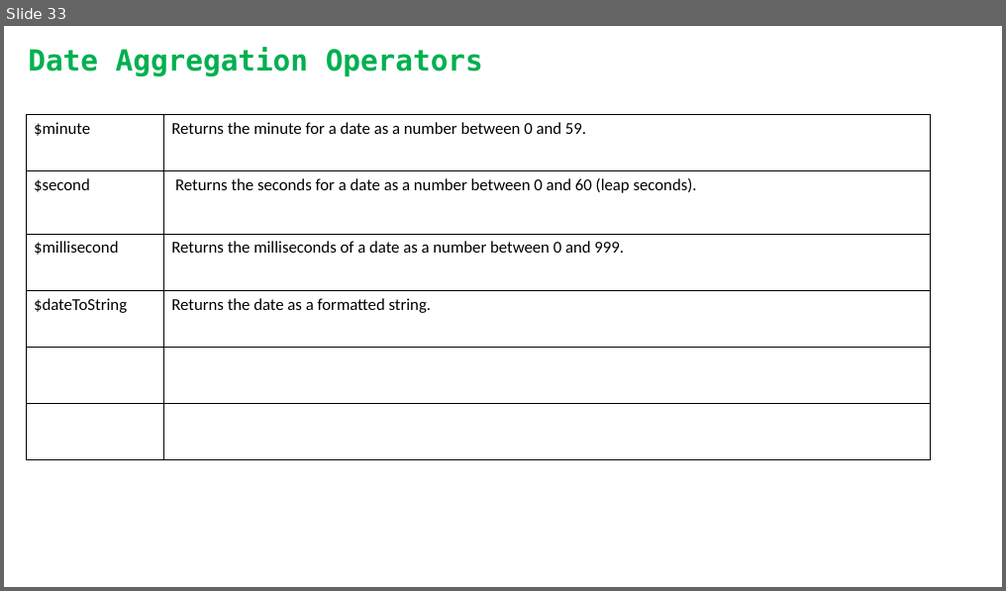
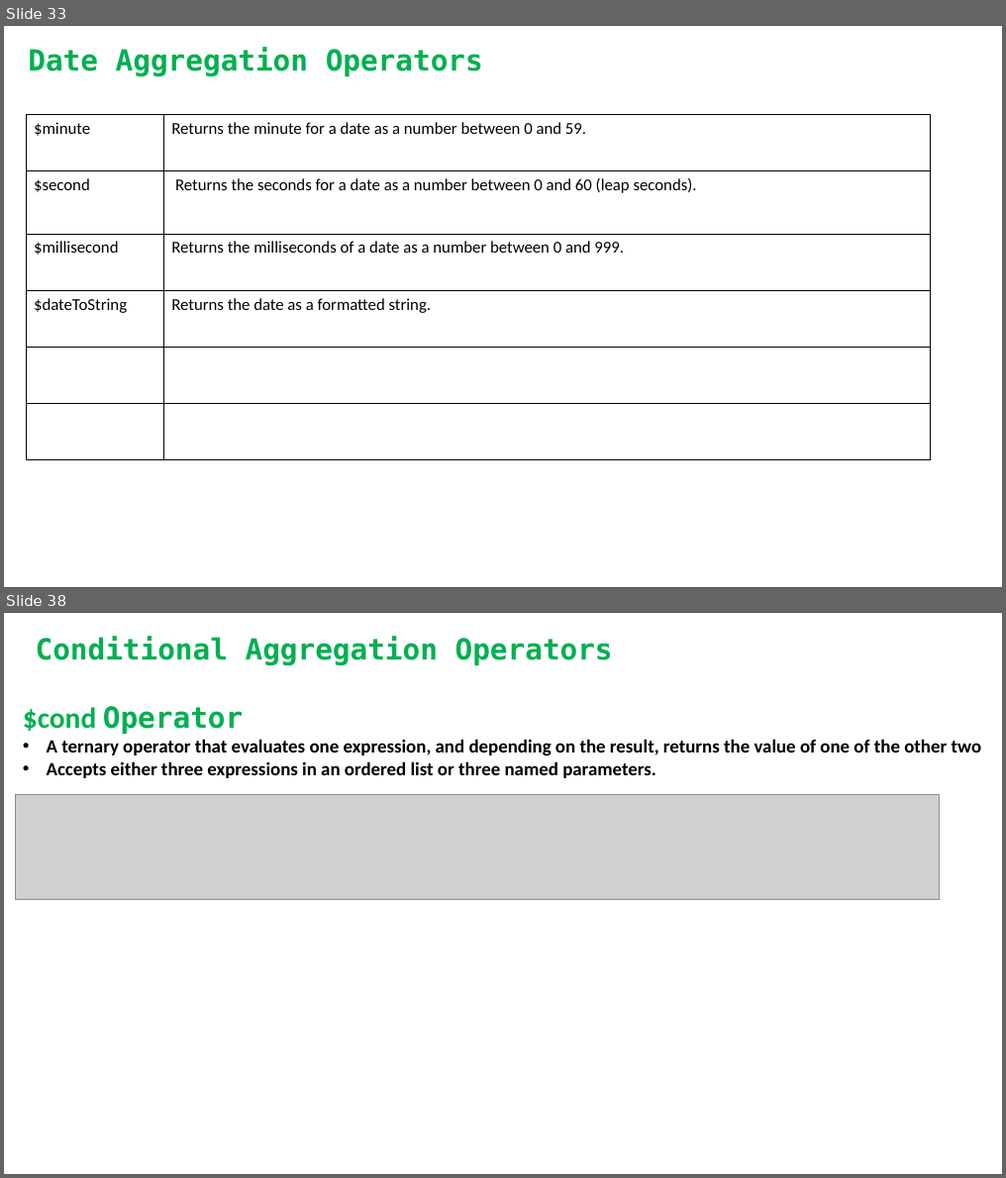
Before and after one commit to rupomsoft/MERN-STACK-Series, a slide deck: Mongo-Advance/Master.pptx. Shown one above the other, each under a label of ours: slide 33 before the commit, slides 33 and 38 after it; the slides between them are not shown. The pictures are 1006x591 and 1006x1178 pixels, drawn with LibreOffice and Linux fonts; fonts in the diff are those of the drawing; grey boxes stand for pictures; background and template pictures are left out. Boxes give left, top, right and bottom in pixels: in the first picture for what was removed or moved away, otherwise in the second. Text is boxed around its words. In the diff, an @@ line names an element or a change of style, - is before the commit and + after.

```diff
--- a/Mongo-Advance/Master.pptx
+++ b/Mongo-Advance/Master.pptx
@@ slide 38 added at (4, 613, 1002, 1174), background picture (left out) @@
@@ text added at (36, 636, 613, 665), 28 pt, text #00B050, bold @@
+Conditional Aggregation Operators
@@ text added at (23, 706, 982, 778), 18 pt, text #000000, bold @@
+$cond Operator
+• A ternary operator that evaluates one expression, and depending on the result, returns the value of one of the other two
+• Accepts either three expressions in an ordered list or three named parameters.
@@ picture added at (15, 795, 939, 900) @@
@@ text added at (605, 943, 798, 996), 36 pt, text #FFFFFF, bold @@
+Master
```
Also in this commit, not shown: 4 other slides added, 4 other files.
